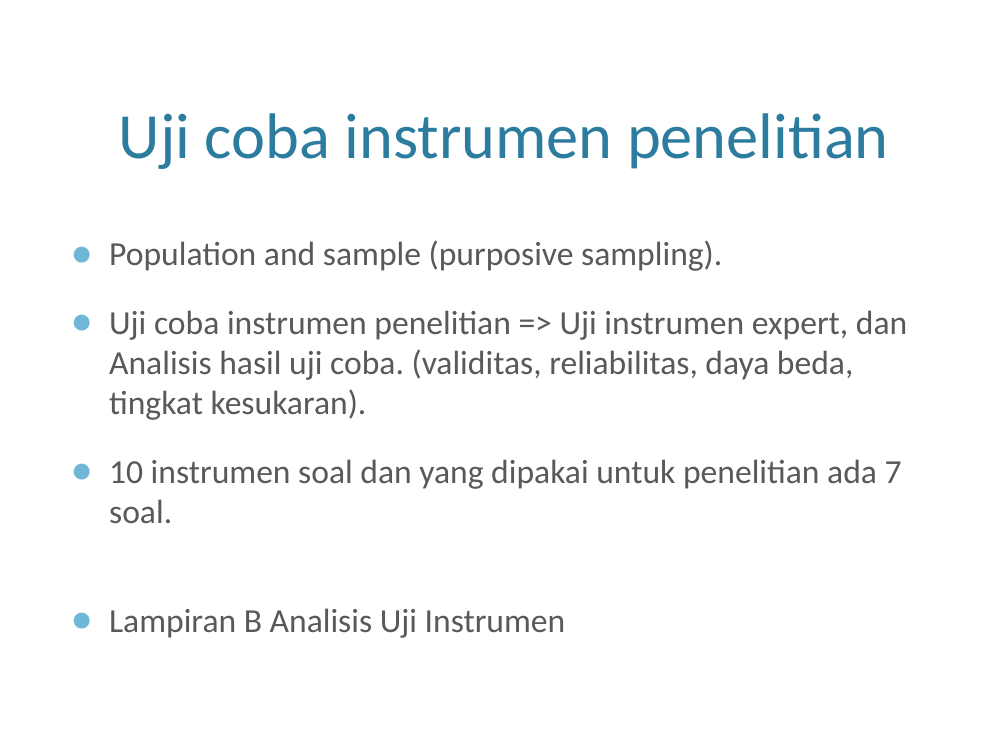
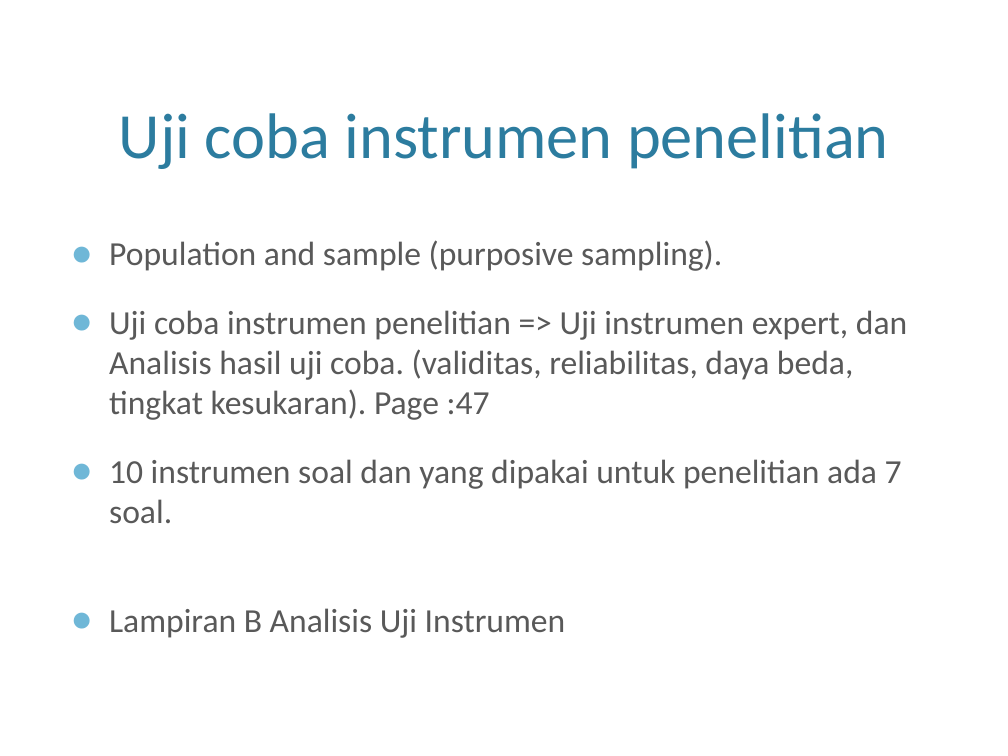
Before and after one commit to rischanlab/skripsi, a slide deck: slide 8 of presentasi munaqosah/presentasi munaqosah.pptx (slide 7 before the commit). Drawn at 1008x756 pixels with LibreOffice and Linux fonts; fonts in the diff are those of the drawing; background and template pictures are left out. Boxes give left, top, right and bottom in pixels: in the first picture for what was removed or moved away, otherwise in the second. Text is boxed around its words. In the diff, an @@ line names an element or a change of style, - is before the commit and + after.

```diff
--- a/presentasi munaqosah/presentasi munaqosah.pptx
+++ b/presentasi munaqosah/presentasi munaqosah.pptx
@@ text at [109, 310, 907, 420]: text changed @@
-● Uji coba instrumen penelitian => Uji instrumen expert, dan Analisis hasil uji coba. (validitas, reliabilitas, daya beda, tingkat kesukaran).
+● Uji coba instrumen penelitian => Uji instrumen expert, dan Analisis hasil uji coba. (validitas, reliabilitas, daya beda, tingkat kesukaran). Page :47
```
Also in this commit, not shown: 4 other slides changed, 3 slides added, 10 other files.
